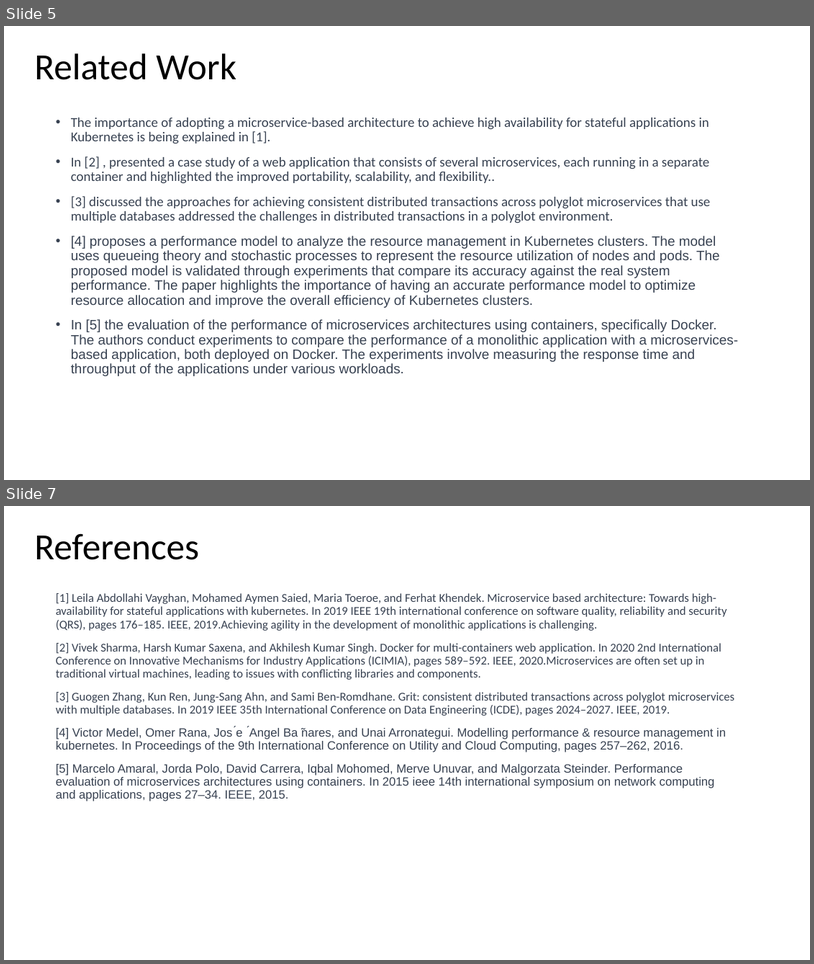
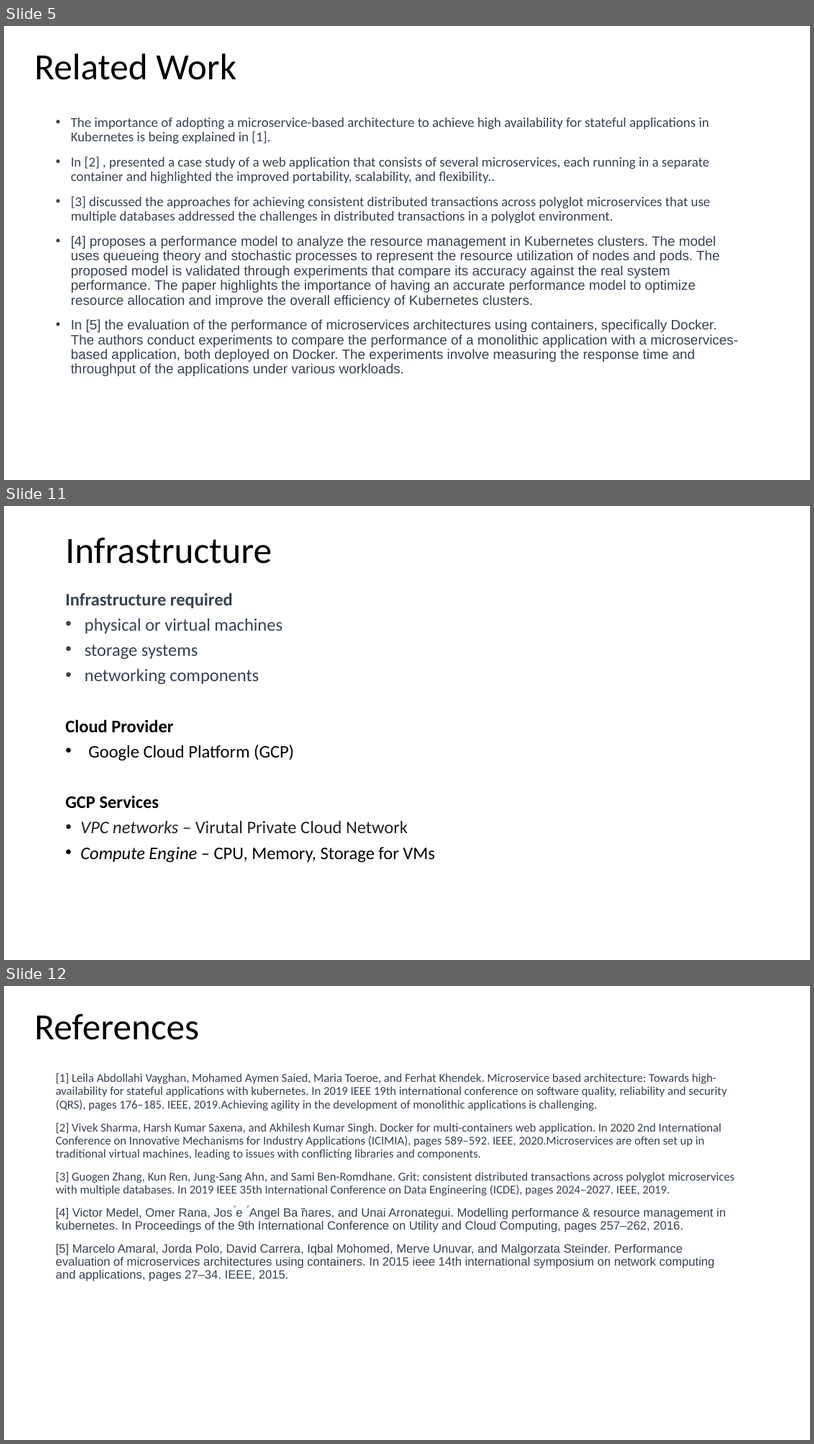
Before and after one commit to vyepuri/capstone-project-team5, a slide deck: Presentations/Presentation.pptx. Shown one above the other, each under a label of ours: slides 5 and 7 before the commit, slides 5, 11 and 12 after it; the slides between them are not shown. The pictures are 814x964 and 814x1444 pixels, drawn with LibreOffice and Linux fonts; fonts in the diff are those of the drawing. Boxes give left, top, right and bottom in pixels: in the first picture for what was removed or moved away, otherwise in the second. Text is boxed around its words. In the diff, an @@ line names an element or a change of style, - is before the commit and + after.

```diff
--- a/Presentations/Presentation.pptx
+++ b/Presentations/Presentation.pptx
@@ slide 11 added at box(4, 506, 810, 960), background #FFFFFF @@
@@ title added at box(65, 538, 272, 564), 44 pt, text #000000 @@
+Infrastructure
@@ text added at box(65, 592, 435, 862), 21 pt, text #000000 @@
+Infrastructure required
+• physical or virtual machines
+• storage systems
+• networking components
+Cloud Provider
+• Google Cloud Platform (GCP)
+GCP Services
+• VPC networks – Virutal Private Cloud Network
+• Compute Engine – CPU, Memory, Storage for VMs
@@ what was slide 7 is now slide 12 @@
```
Also in this commit, not shown: 4 slides changed, 5 other slides added.
